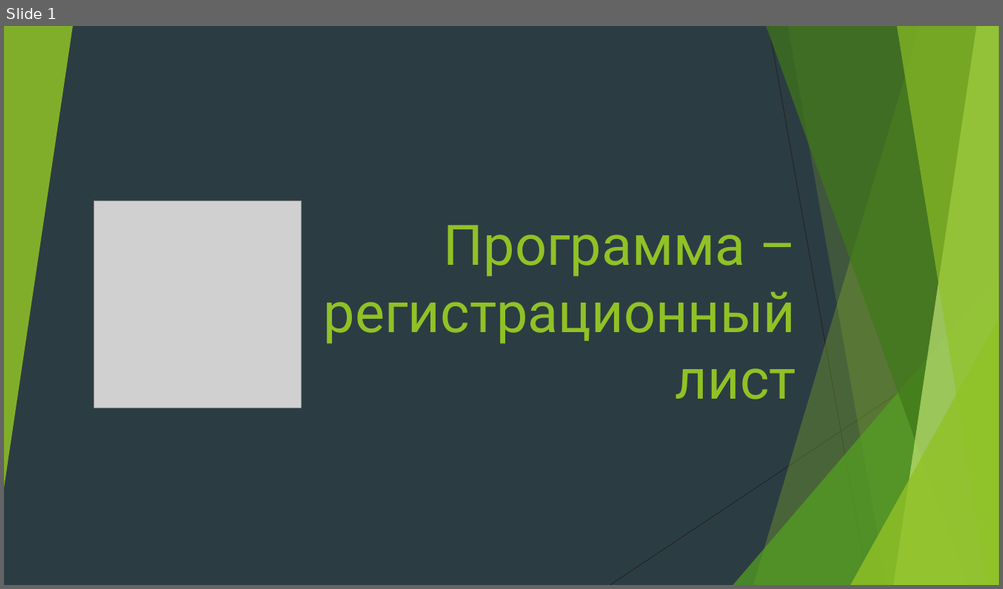
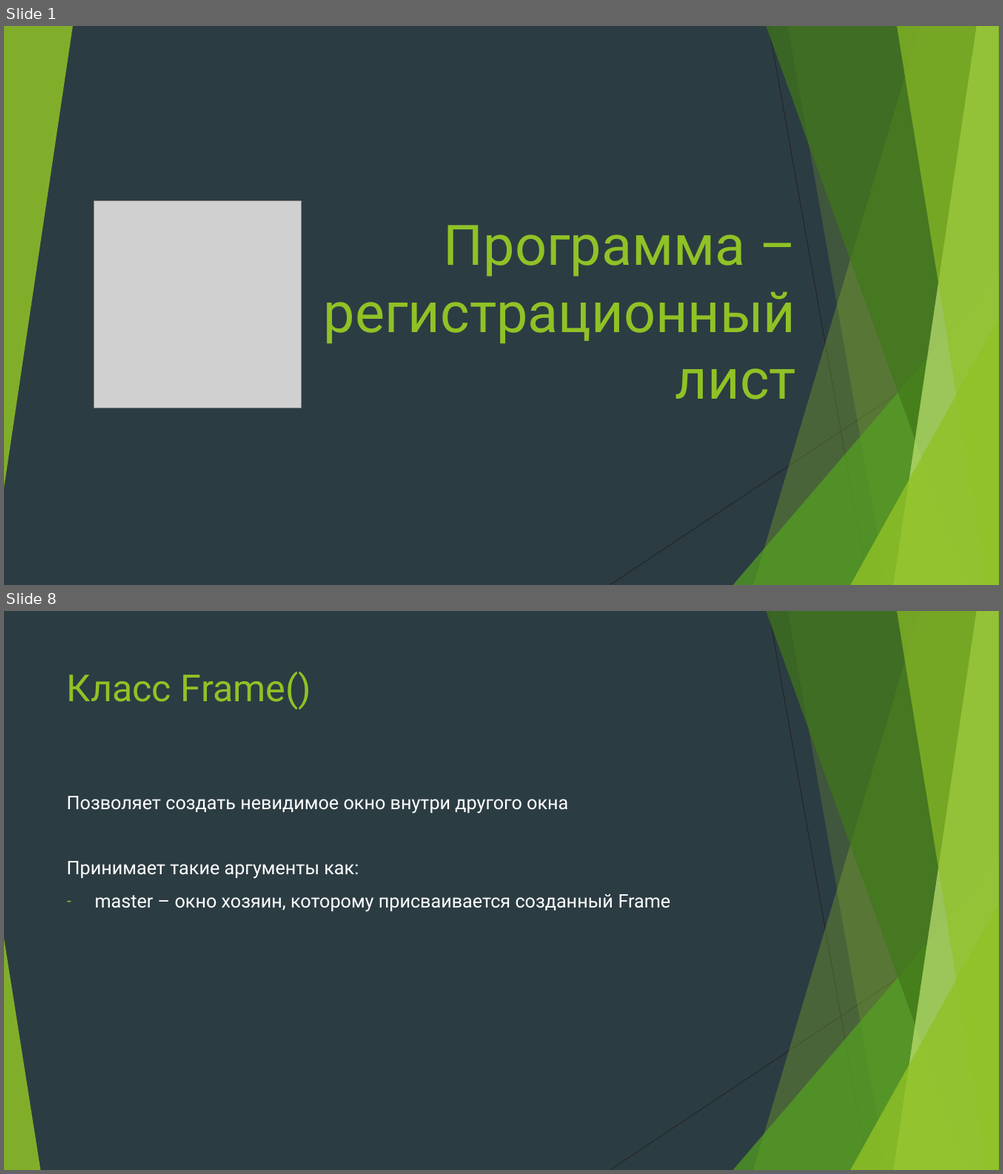
Before and after one commit to Yegor9151/for_corund, a slide deck: course_project_for_korund/ver 1.1/уроки/урок 6.pptx. Shown one above the other, each under a label of ours: slide 1 before the commit, slides 1 and 8 after it; the slides between them are not shown. The pictures are 1003x589 and 1003x1174 pixels, drawn with LibreOffice and Linux fonts; fonts in the diff are those of the drawing; grey boxes stand for pictures. Boxes give left, top, right and bottom in pixels: in the first picture for what was removed or moved away, otherwise in the second. Text is boxed around its words. In the diff, an @@ line names an element or a change of style, - is before the commit and + after.

```diff
--- a/course_project_for_korund/ver 1.1/уроки/урок 6.pptx
+++ b/course_project_for_korund/ver 1.1/уроки/урок 6.pptx
@@ slide 8 added at <box>4,611,999,1170</box>, background #2C3C43; not listed: 9 template elements that a slide beside it also shows @@
@@ title added at <box>67,672,311,709</box>, 36 pt, text #90C226 @@
+Класс Frame()
@@ text added at <box>67,796,671,912</box>, 18 pt, text #FFFFFF @@
+Позволяет создать невидимое окно внутри другого окна
+Принимает такие аргументы как:
+– master – окно хозяин, которому присваивается созданный Frame
@@ triangle added at <box>4,939,40,1170</box>, fill #90C226 at 85% opacity @@
```
Also in this commit, not shown: 5 slides changed, 17 other slides added.
